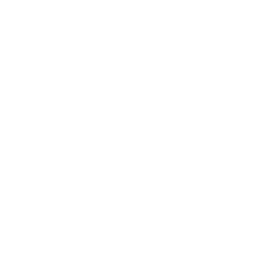
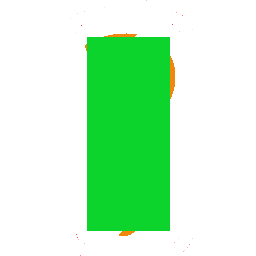
Layer changes from the first (256, 256) image to the second:
painted on "battery_100" over [87, 37, 170, 231]
painted on "battery_75" over [87, 84, 170, 231]
painted on "battery_50" over [87, 128, 170, 231]
painted on "battery_33" over [87, 166, 170, 231]
painted on "battery_10" over [87, 211, 170, 231]
painted on "battery_0" over [67, 0, 193, 256]
removed layer "battery_charging" over [67, 0, 193, 256]
added layer "battery_100_charging" above "battery_75_charging" over [67, 0, 193, 256]
added layer "battery_75_charging" above "battery_50_charging" over [67, 0, 193, 256]
added layer "battery_50_charging" above "battery_33_charging" over [67, 0, 193, 256]
added layer "battery_33_charging" above "battery_10_charging" over [67, 0, 193, 256]
added layer "battery_10_charging" above "battery_0_charging" over [67, 0, 193, 256]
added layer "battery_0_charging" above "battery_unknown" over [67, 0, 193, 256]
painted on "battery_unknown" over [85, 33, 175, 236]
